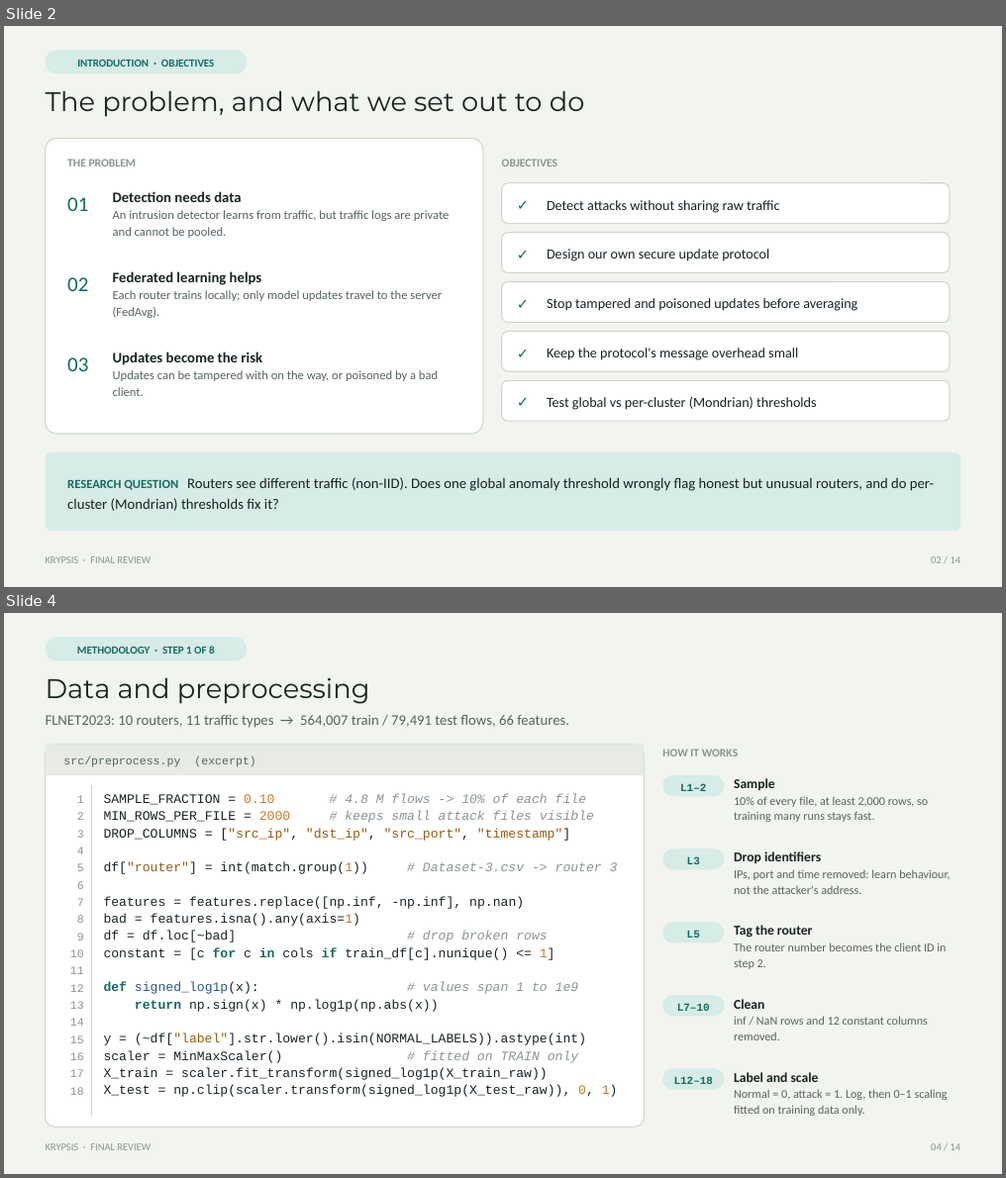
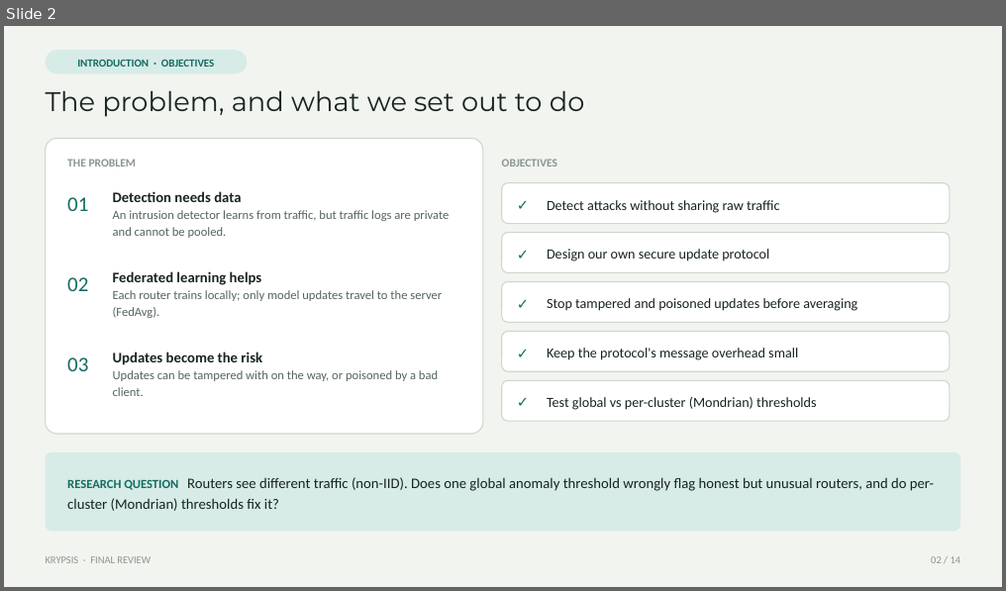
Before and after one commit to Vinudharshini18/Krypsis-A-network-intrusion-detection-system, a slide deck: presentation/Krypsis_Final_Review.pptx. Shown one above the other, each under a label of ours: slides 2 and 4 before the commit, slide 2 after it; the slides between them are not shown. The pictures are 1006x1178 and 1006x591 pixels, drawn with LibreOffice and Linux fonts; fonts in the diff are those of the drawing. Boxes give left, top, right and bottom in pixels: in the first picture for what was removed or moved away, otherwise in the second. Text is boxed around its words. In the diff, an @@ line names an element or a change of style, - is before the commit and + after.

Commit message:
Final review deck: diagram-based methodology, less code

```diff
--- a/presentation/Krypsis_Final_Review.pptx
+++ b/presentation/Krypsis_Final_Review.pptx
@@ slide 4 removed at box(4, 613, 1002, 1174), background #FFFFFF @@
@@ rectangle removed at box(4, 613, 1002, 1174) @@
@@ rounded rectangle removed at box(46, 637, 247, 661) @@
@@ text removed at box(77, 646, 215, 654) @@
-METHODOLOGY · STEP 1 OF 8
@@ text removed at box(46, 677, 370, 704) @@
-Data and preprocessing
@@ text removed at box(46, 715, 569, 728) @@
-FLNET2023: 10 routers, 11 traffic types → 564,007 train / 79,491 test flows, 66 features.
@@ rounded rectangle removed at box(46, 744, 645, 1128) @@
@@ rectangle removed at box(46, 744, 645, 775) @@
@@ text removed at box(63, 757, 255, 767) @@
-src/preprocess.py (excerpt)
@@ text removed at box(662, 749, 738, 757) @@
-HOW IT WORKS
@@ line removed from (91, 785) to (91, 1116) @@
@@ rounded rectangle removed at box(662, 775, 724, 796) @@
@@ text removed at box(680, 783, 706, 791) @@
-L1–2
@@ text removed at box(734, 778, 928, 822) @@
-Sample
-10% of every file, at least 2,000 rows, so training many runs stays fast.
@@ text removed at box(104, 793, 618, 1097) @@
-SAMPLE_FRACTION = 0.10 # 4.8 M flows -> 10% of each file
-MIN_ROWS_PER_FILE = 2000 # keeps small attack files visible
-DROP_COLUMNS = ["src_ip", "dst_ip", "src_port", "timestamp"]
-df["router"] = int(match.group(1)) # Dataset-3.csv -> router 3
-features = features.replace([np.inf, -np.inf], np.nan)
-bad = features.isna().any(axis=1)
-df = df.loc[~bad] # drop broken rows
-constant = [c for c in cols if train_df[c].nunique() <= 1]
-def signed_log1p(x): # values span 1 to 1e9
-return np.sign(x) * np.log1p(np.abs(x))
-y = (~df["label"].str.lower().isin(NORMAL_LABELS)).astype(int)
-scaler = MinMaxScaler() # fitted on TRAIN only
-X_train = scaler.fit_transform(signed_log1p(X_train_raw))
-X_test = np.clip(scaler.transform(signed_log1p(X_test_raw)), 0, 1)
@@ text removed at box(70, 830, 84, 1060) @@
-1
-2
-3
-4
-5
-6
-7
-8
-9
-10
-11
-12
-13
-14
-15
-16
-17
-18
@@ rounded rectangle removed at box(662, 849, 724, 869) @@
@@ text removed at box(687, 857, 700, 864) @@
-L3
@@ text removed at box(734, 852, 949, 894) @@
-Drop identifiers
-IPs, port and time removed: learn behaviour, not the attacker's address.
@@ rounded rectangle removed at box(662, 922, 724, 943) @@
@@ text removed at box(687, 930, 700, 938) @@
-L5
@@ text removed at box(734, 925, 945, 969) @@
-Tag the router
-The router number becomes the client ID in step 2.
@@ rounded rectangle removed at box(662, 995, 724, 1017) @@
@@ text removed at box(677, 1003, 710, 1011) @@
-L7–10
@@ text removed at box(734, 999, 928, 1041) @@
-Clean
-inf / NaN rows and 12 constant columns removed.
@@ rounded rectangle removed at box(662, 1069, 724, 1090) @@
@@ text removed at box(674, 1076, 713, 1084) @@
-L12–18
@@ text removed at box(734, 1072, 947, 1116) @@
-Label and scale
-Normal = 0, attack = 1. Log, then 0–1 scaling fitted on training data only.
@@ text removed at box(46, 1144, 151, 1151) @@
-KRYPSIS · FINAL REVIEW
@@ text removed at box(931, 1144, 961, 1151) @@
-04 / 14
```
Also in this commit, not shown: 4 slides changed, 5 slides added, 4 other slides removed, 1 other file.
